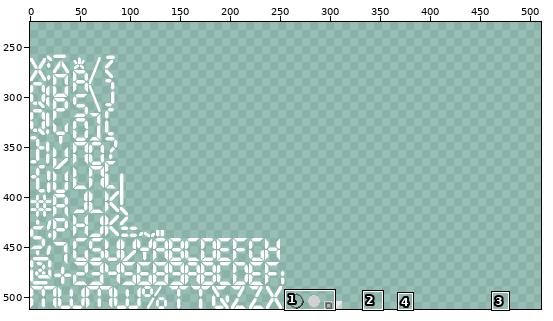
One commit to this sprite sheet: ConnectedWorlds/Assets/Atlaii/ConnectedWorlds.png. Above, an overview of the earlier version with the close-up marked.
Close-up. First the earlier version:
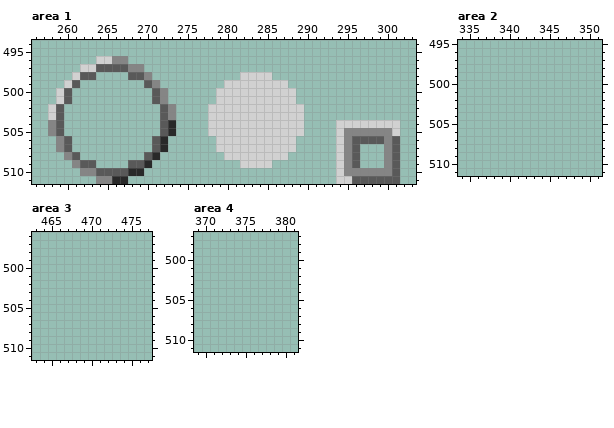
The file is 512x512 pixels. Pixels under 10% opacity are left out. Colours within 5 levels of each other are drawn and written as one. Shown: area 1: x 256..303, y 494..511; area 2: x 334..351, y 495..511; area 3: x 463..477, y 496..511; area 4: x 369..381, y 497..511. The wide view leaves out empty margins. The commit also changed other parts of the picture, which this record leaves out.
Once edited:
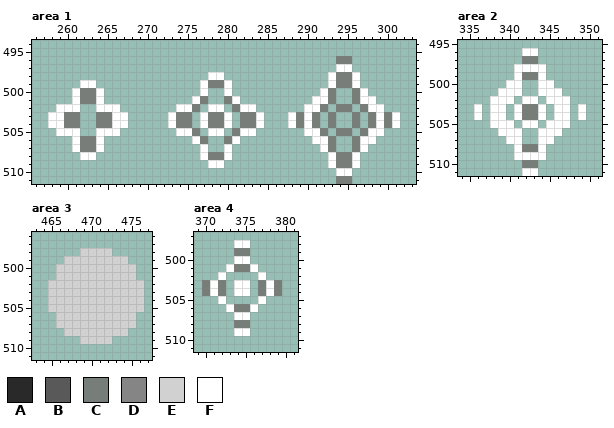
Palette (. is transparent): A #292929  B #595959  C #777d79  D #858585  E #d1d1d1  F #ffffff
The edit:
Changed rows in their new state; - is an unchanged pixel.
Area 1:
first column x 258:
496 ------....--------------------------CC------
497 ----........------------------------FF------
498 ---...----...-------FF--....-------FCCF-----
499 --..FF------..-----FCCF.......-----FCCF-----
500 -..FCCF------..----F-.F........---FC--CF----
501 -..FCCF------..---FC-.CF.......--FFC--CFF---
502 .FFF--FFF-----..FFC-FF.CFF......FFC-CC-CFF--
503 FFCC--CCFF----.FCC-FCCF.CCF...FCFC-C--C-CFCF
504 FFCC--CCFF----.FCC-FCCF.CCF...FCFC-C..C.CFCF
505 .FFF--FFF-----..FFC-FF.CFF......FFC-CC.CFF..
506 -..FCCF------..---FC-.CF.......--FFC..CFF...
507 -..FCCF------..----F-.F........---FC..CF--..
508 --..FF------..-----FCCF.......-----FCCF---..
509 ---...----...-------FF--....-------FCCF---..
510 ----........------------------------FF......
511 ------....--------------------------CC......
Area 2:
first column x 336:
496 ------FF------
497 ------CC------
498 -----FFFF-----
499 -----FCCF-----
500 ----FF--FF----
501 ---FFF--FFF---
502 --FFF-FF-FFF--
503 F-FF-FCCF-FF-F
504 F-FF-FCCF-FF-F
505 --FFF-FF-FFF--
506 ---FFF--FFF---
507 ----FF--FF----
508 -----FCCF-----
509 -----FFFF-----
510 ------CC------
511 ------FF------
Area 3:
first column x 465:
498 ----EEEE----
499 --EEEEEEEE--
500 -EEEEEEEEEE-
501 -EEEEEEEEEE-
502 EEEEEEEEEEEE
503 EEEEEEEEEEEE
504 EEEEEEEEEEEE
505 EEEEEEEEEEEE
506 -EEEEEEEEEE-
507 -EEEEEEEEEE-
508 --EEEEEEEE--
509 ----EEEE----
Area 4:
first column x 370:
498 ----FF----
499 ----CC----
500 ----FF----
501 ---FCCF---
502 --F----F--
503 CFC-FF-CFC
504 CFC-FF-CFC
505 --F----F--
506 ---FCCF---
507 ----FF----
508 ----CC----
509 ----FF----
